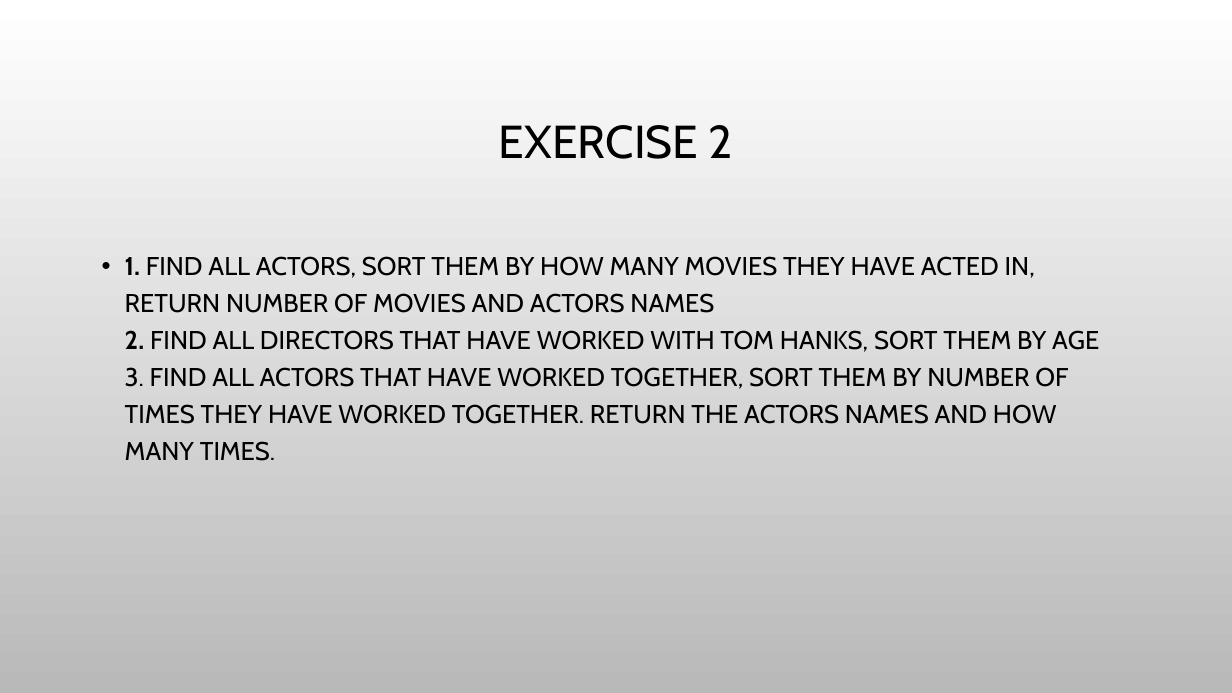
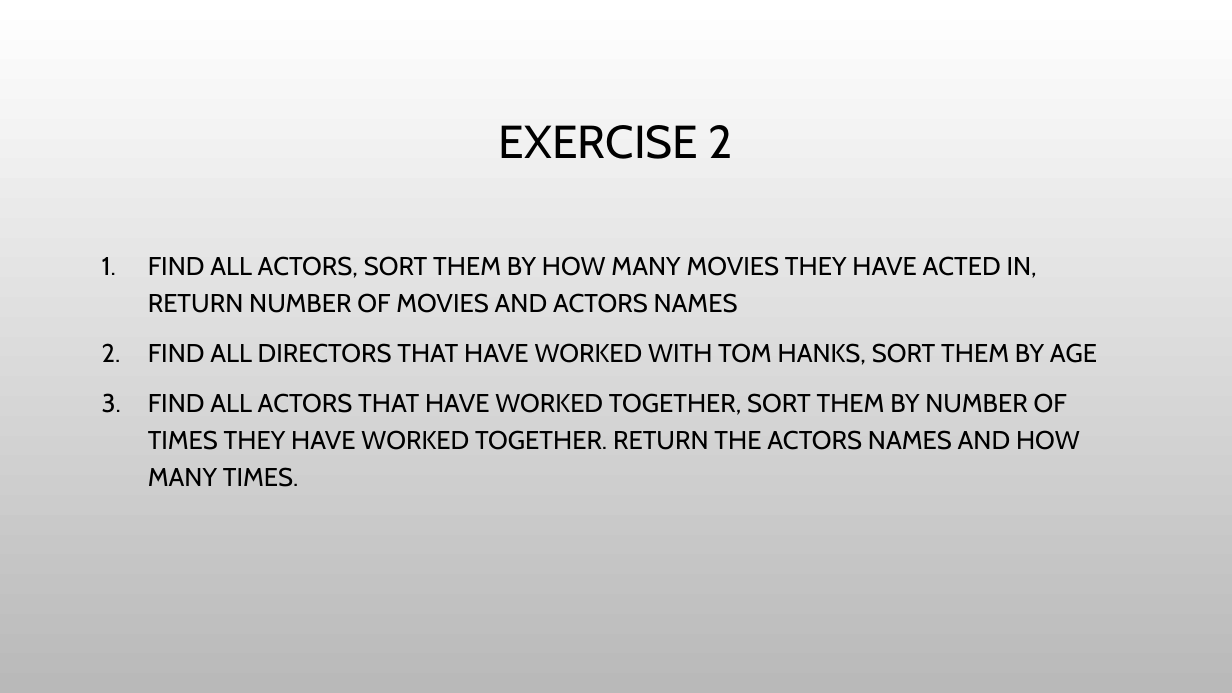
Before and after one commit to cygni/cygni-competence-7-databases, a slide deck: slide 47 of neo4j/neo4j_johannesDolk.pptx (slide 48 before the commit). Drawn at 1232x693 pixels with LibreOffice and Linux fonts; fonts in the diff are those of the drawing; background and template pictures are left out. Boxes give left, top, right and bottom in pixels: in the first picture for what was removed or moved away, otherwise in the second. Text is boxed around its words. In the diff, an @@ line names an element or a change of style, - is before the commit and + after.

Commit message:
Updated pp with new exercises, updated readme and hints with new exercises

```diff
--- a/neo4j/neo4j_johannesDolk.pptx
+++ b/neo4j/neo4j_johannesDolk.pptx
@@ text at <box>148,256,1097,487</box>: text changed @@
-• 1. FIND ALL ACTORS, SORT THEM BY HOW MANY MOVIES THEY HAVE ACTED IN, RETURN NUMBER OF MOVIES AND ACTORS NAMES
-  2. FIND ALL DIRECTORS THAT HAVE WORKED WITH TOM HANKS, SORT THEM BY AGE
-  3. FIND ALL ACTORS THAT HAVE WORKED TOGETHER, SORT THEM BY NUMBER OF TIMES THEY HAVE WORKED TOGETHER. RETURN THE ACTORS NAMES AND HOW MANY TIMES.
+1. FIND ALL ACTORS, SORT THEM BY HOW MANY MOVIES THEY HAVE ACTED IN, RETURN NUMBER OF MOVIES AND ACTORS NAMES
+2. FIND ALL DIRECTORS THAT HAVE WORKED WITH TOM HANKS, SORT THEM BY AGE
+3. FIND ALL ACTORS THAT HAVE WORKED TOGETHER, SORT THEM BY NUMBER OF TIMES THEY HAVE WORKED TOGETHER. RETURN THE ACTORS NAMES AND HOW MANY TIMES.
```
Also in this commit, not shown: 1 other slide changed, 1 slide removed, 2 other files.
